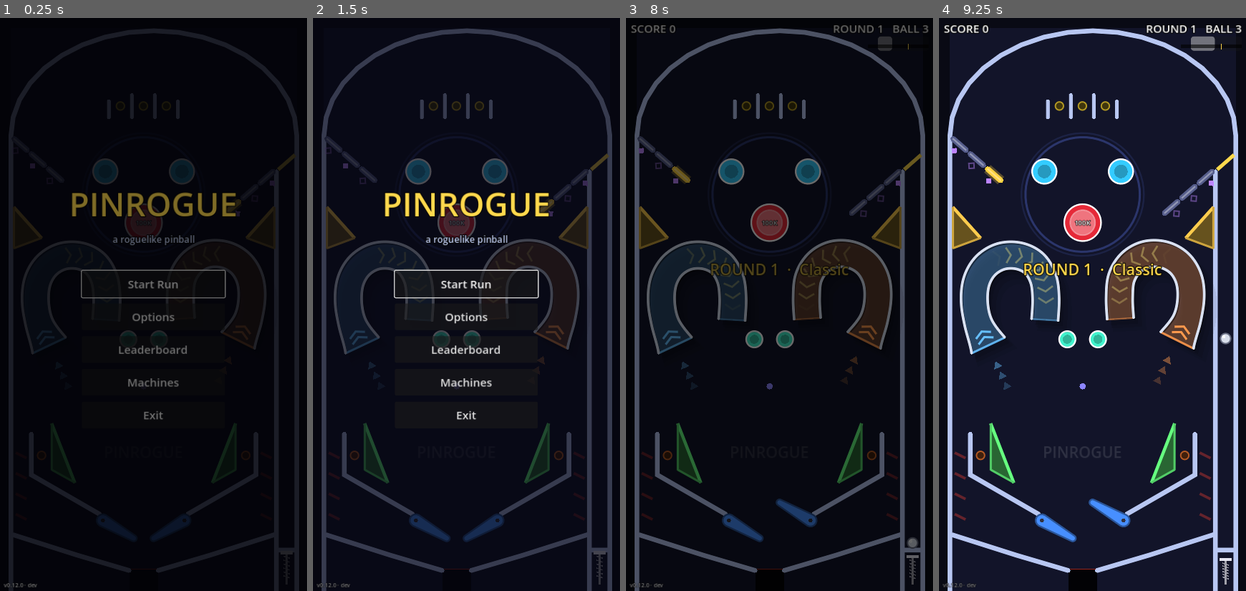
Above: before the commit, frames 1-4 (left to right).
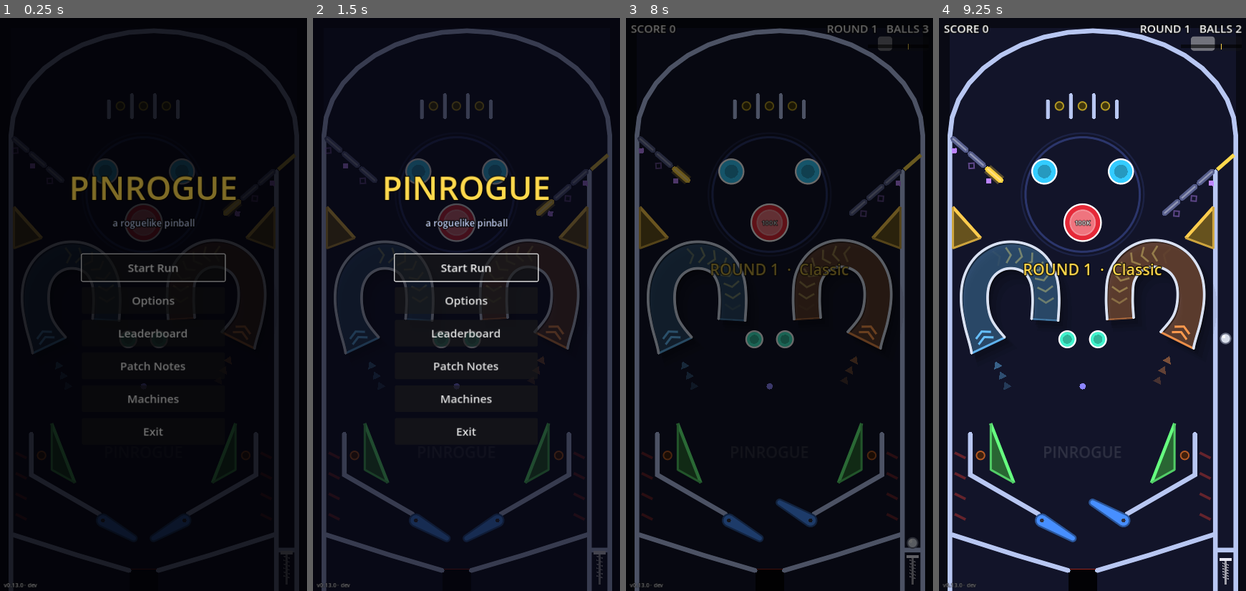
Above: after the commit, the same moments.

Repository: sessaregoAldo/PinRogue
Game: Godot game, scene res://scenes/main_menu.tscn
Same seed, same stepped clock (60 frames per second), same inputs: the game is played once before the commit and once after it.
Inputs (mouse positions are in pixels of both pictures, inside the frame that each line leads up to):
- Up to frame 1 (0.25 s): no input
- Up to frame 2 (1.5 s): click (466, 367) at 0.5 s, where only the run after the commit has a clickable "Patch Notes"; click (466, 505) at 1.25 s, where only the run after the commit has a clickable "Back"
- Up to frame 3 (8 s): click "Start Run" at 2 s; click "Back" at 2.75 s; click "Start Run" at 3.5 s; click "Endless" at 4.25 s; click "Back" at 5 s; click "Endless" at 5.75 s; click "Play" at 6.5 s; tap Enter (ui_accept) at 7.25, 7.52 s; move the mouse to (847, 275) at 7.27 s; hold M (flipper_right) from 7.28 s (still down); hold Space (launch) from 7.28 s (still down); click (847, 275) at 7.42 s
- Up to frame 4 (9.25 s): release M (flipper_right) at 8 s; release Space (launch) at 8 s; drag from (1031, 333) to (1003, 453) at 8.02 s; move the mouse to (1123, 178) at 8.77 s; hold M (flipper_right) from 8.78 s (still down); hold Space (launch) from 8.78 s (still down); tap 1 at 8.85 s; click (1123, 178) at 8.92 s

The runs differ from the first frame. In frame 1, 3.8% of the frame differs, in the area x 5-77%, y 27-100%; in frame 2, 4.6%, in the area x 5-78%, y 27-100%; in frame 3, 0.2%; in frame 4, 0.3%.

Commit message:
v0.13.0 "Hall of Fame": patch notes, run-end icons, spare-ball counter
- Main menu > Patch Notes: named, player-friendly notes for each update.
- Leaderboard: star = run ended after a boss (End Run), skull = out of
  balls; drawn icons plus a legend on the board and the end screen.
- Phones can submit scores: the browser keyboard can change the name
  without a text_changed signal (and in lower case), so the Submit state is
  polled and the name is cleaned on submit.
- HUD shows spare balls: drops on launch, red 0 on the last ball.
- Multiplier placement: hovering a part with the mouse selects it.

Co-Authored-By: Claude Opus 5.5 <noreply@anthropic.com>

Diff:
--- a/build_info.cfg
+++ b/build_info.cfg
@@ -1,2 +1,2 @@
 [build]
-time="2026-11-09 03:32 UTC"
+time="2026-11-09 04:00 UTC"
--- a/project.godot
+++ b/project.godot
@@ -11,7 +11,7 @@
 [application]
 
 config/name="PinRogue"
-config/version="0.12.0"
+config/version="0.13.0"
 run/main_scene="res://scenes/main_menu.tscn"
 config/features=PackedStringArray("4.3", "GL Compatibility")
 
--- a/scripts/end_screen.gd
+++ b/scripts/end_screen.gd
@@ -34,7 +34,7 @@
 
 func _open(score: int, won: bool) -> void:
 	_final_score = score
-	_won = won or GameManager.bosses_defeated > 0 # star on the board for any boss beaten
+	_won = won # star: the run ended by choosing End Run after a boss; skull: out of balls
 	_submitted_name = ""
 	_title.text = "VICTORY!" if won else "GAME OVER"
 	_title.add_theme_color_override("font_color", GOLD if won else Color.WHITE)
@@ -77,12 +77,21 @@
 	_update_submit_state()
 
 
+## Phones type through the browser's on-screen keyboard, which can change the
+## text without a text_changed signal (and leave it lower-case). So the button
+## state is also polled, and the name is cleaned again on submit.
 func _update_submit_state() -> void:
-	_submit_button.disabled = not Leaderboard.is_valid_name(_name_edit.text) or not _name_edit.editable
+	_submit_button.disabled = not Leaderboard.is_valid_name(Leaderboard.clean_name(_name_edit.text)) \
+			or not _name_edit.editable
+
+
+func _process(_delta: float) -> void:
+	if _root.visible and _entry_row.visible:
+		_update_submit_state()
 
 
 func _on_submit(_text: String = "") -> void:
-	var player_name := _name_edit.text
+	var player_name := Leaderboard.clean_name(_name_edit.text)
 	if not Leaderboard.is_valid_name(player_name) or not _name_edit.editable:
 		_status.text = Leaderboard.name_rule()
 		_status.modulate = GOLD
@@ -158,7 +167,7 @@
 			highlighted = true
 		var c := GOLD if mine else (Color.WHITE if i < 3 else SOFT)
 		_cell("%d." % (i + 1), c, HORIZONTAL_ALIGNMENT_RIGHT)
-		_cell(str(e["name"]) + ("  *" if e["won"] else ""), c, HORIZONTAL_ALIGNMENT_LEFT)
+		_board.add_child(RunIcon.name_cell(str(e["name"]), bool(e["won"]), c, 18))
 		_cell(GameManager.format_number(int(e["score"])), c, HORIZONTAL_ALIGNMENT_RIGHT)
 	if res["error"] != "" and _status.text == "":
 		_status.text = res["error"]
@@ -237,6 +246,8 @@
 	_board.add_theme_constant_override("v_separation", 4)
 	col.add_child(_board)
 
+	col.add_child(RunIcon.legend())
+
 	var again_row := HBoxContainer.new()
 	again_row.alignment = BoxContainer.ALIGNMENT_CENTER
 	col.add_child(again_row)
--- a/scripts/game.gd
+++ b/scripts/game.gd
@@ -106,6 +106,7 @@
 
 func _spawn_ball() -> void:
 	ball.place(level.spawn_point)
+	GameManager.ball_reset_to_launcher()
 
 
 func _on_ball_saved() -> void:
--- a/scripts/game_manager.gd
+++ b/scripts/game_manager.gd
@@ -49,6 +49,8 @@
 
 var score: int = 0
 var balls_left: int = STARTING_BALLS
+## True once the current ball has been fired from the launcher (until it drains).
+var ball_launched: bool = false
 var tilted: bool = false
 var tilt_meter: float = 0.0
 var is_game_over: bool = false
@@ -221,6 +223,7 @@
 func ball_drained() -> void:
 	if is_game_over:
 		return
+	ball_launched = false
 	if _save_timer > 0.0: # Ball Saver: this ball comes back
 		_save_timer = 0.0
 		Sfx.play("ramp_complete")
@@ -248,6 +251,7 @@
 	round_id += 1
 	score = 0
 	balls_left = STARTING_BALLS
+	ball_launched = false
 	tilt_meter = 0.0
 	tilted = false
 	is_game_over = false
@@ -290,6 +294,22 @@
 ## Called when the plunger fires: starts the Ball Saver window (if owned).
 func mark_launch() -> void:
 	_save_timer = ball_save_seconds
+	if not ball_launched:
+		ball_launched = true
+		balls_changed.emit(balls_left)
+
+
+## Balls left to come after the one on the table: the HUD counter. A ball
+## waiting in the launcher still counts; it stops counting once it is fired.
+func spare_balls() -> int:
+	return maxi(0, balls_left - (1 if ball_launched else 0))
+
+
+## A fresh ball was put in the launcher (new run, new machine, ball saved).
+func ball_reset_to_launcher() -> void:
+	if ball_launched:
+		ball_launched = false
+		balls_changed.emit(balls_left)
 
 
 ## Seconds left on the Ball Saver for the current ball (0 = not protected).
--- a/scripts/hud.gd
+++ b/scripts/hud.gd
@@ -2,7 +2,7 @@
 ## Score, balls, plunger charge, tilt warnings and game-over text.
 
 var _score_label: Label
-var _balls_label: Label
+var _balls_label: RichTextLabel
 var _message: Label
 var _charge_bar: ProgressBar
 var _warning_tween: Tween
@@ -11,7 +11,17 @@
 func _ready() -> void:
 	layer = 10
 	_score_label = _make_label(Vector2(8, 4), Vector2(200, 30), 22, HORIZONTAL_ALIGNMENT_LEFT)
-	_balls_label = _make_label(Vector2(292, 4), Vector2(300, 30), 22, HORIZONTAL_ALIGNMENT_RIGHT)
+	_balls_label = RichTextLabel.new()
+	_balls_label.bbcode_enabled = true
+	_balls_label.scroll_active = false
+	_balls_label.autowrap_mode = TextServer.AUTOWRAP_OFF
+	_balls_label.position = Vector2(292, 4)
+	_balls_label.size = Vector2(300, 32)
+	_balls_label.add_theme_font_size_override("normal_font_size", 22)
+	_balls_label.add_theme_constant_override("outline_size", 6)
+	_balls_label.add_theme_color_override("font_outline_color", Color.BLACK)
+	_balls_label.mouse_filter = Control.MOUSE_FILTER_IGNORE
+	add_child(_balls_label)
 	_message = _make_label(Vector2(0, 620), Vector2(600, 160), 44, HORIZONTAL_ALIGNMENT_CENTER)
 	_message.vertical_alignment = VERTICAL_ALIGNMENT_CENTER
 
@@ -129,7 +139,10 @@
 
 func _refresh() -> void:
 	_score_label.text = "SCORE %d" % GameManager.score
-	_balls_label.text = "ROUND %d   BALL %d" % [GameManager.boss_round, maxi(GameManager.balls_left, 0)]
+	# Spare balls: the ball on the table doesn't count once it's launched.
+	var spare := GameManager.spare_balls()
+	var count := str(spare) if spare > 0 else "[color=#ff3b3b]0[/color]"
+	_balls_label.text = "[right]ROUND %d   BALLS %s[/right]" % [GameManager.boss_round, count]
 
 
 func _on_tilt_warning(_level: float) -> void:
--- a/scripts/main_menu.gd
+++ b/scripts/main_menu.gd
@@ -18,6 +18,8 @@
 var _leaderboard_page: VBoxContainer
 var _machines_page: VBoxContainer
 var _modes_page: VBoxContainer
+var _notes_page: VBoxContainer
+var _notes_scroll: ScrollContainer
 var _pick_page: VBoxContainer
 var _pick_view: SubViewport
 var _pick_name: Label
@@ -108,6 +110,8 @@
 		_show_machine(_machine_index)
 	elif page == _modes_page:
 		_endless_button.grab_focus()
+	elif page == _notes_page:
+		_notes_scroll.scroll_vertical = 0
 	elif page == _pick_page:
 		_show_pick(_pick_index)
 		_pick_play.grab_focus()
@@ -310,6 +314,7 @@
 	_start_button = _button(_main_page, "Start Run", func() -> void: _click_to(_modes_page))
 	_button(_main_page, "Options", func() -> void: _click_to(_options_page))
 	_button(_main_page, "Leaderboard", func() -> void: _click_to(_leaderboard_page))
+	_button(_main_page, "Patch Notes", func() -> void: _click_to(_notes_page))
 	if LevelRegistry.count() > 2:
 		_button(_main_page, "Machines", func() -> void: _click_to(_machines_page))
 	if not OS.has_feature("web"): # a browser tab cannot be closed by the game
@@ -347,6 +352,16 @@
 	nav.add_child(_machine_count)
 	_small_button(nav, ">", func() -> void: _click_show(_machine_index + 1))
 	_button(_machines_page, "Back", _back)
+
+	# Patch notes
+	_notes_page = _page(holder)
+	_label(_notes_page, "PATCH NOTES", 40, GOLD)
+	_notes_scroll = ScrollContainer.new()
+	_notes_scroll.custom_minimum_size = Vector2(480, 700)
+	_notes_scroll.horizontal_scroll_mode = ScrollContainer.SCROLL_MODE_DISABLED
+	_notes_page.add_child(_notes_scroll)
+	_notes_scroll.add_child(_build_patch_notes())
+	_button(_notes_page, "Back", _back)
 
 	# Game modes
 	_modes_page = _page(holder)
@@ -481,6 +496,37 @@
 	return b
 
 
+func _build_patch_notes() -> VBoxContainer:
+	var list := VBoxContainer.new()
+	list.add_theme_constant_override("separation", 6)
+	list.custom_minimum_size = Vector2(462, 0)
+	for i in PatchNotes.NOTES.size():
+		var entry: Dictionary = PatchNotes.NOTES[i]
+		if i > 0:
+			_spacer(list, 14)
+		var head := Label.new()
+		head.text = "v%s  ·  %s" % [entry["version"], entry["name"]]
+		head.add_theme_font_size_override("font_size", 24 if i == 0 else 21)
+		head.add_theme_color_override("font_color", GOLD)
+		head.add_theme_constant_override("outline_size", 5)
+		head.add_theme_color_override("font_outline_color", Color.BLACK)
+		list.add_child(head)
+		var date := Label.new()
+		date.text = str(entry["date"]) + ("   ·   LATEST" if i == 0 else "")
+		date.add_theme_font_size_override("font_size", 13)
+		date.add_theme_color_override("font_color", Color(0.55, 0.6, 0.75))
+		list.add_child(date)
+		for line: String in entry["notes"]:
+			var item := Label.new()
+			item.text = "•  " + line
+			item.autowrap_mode = TextServer.AUTOWRAP_WORD_SMART
+			item.custom_minimum_size = Vector2(450, 0)
+			item.add_theme_font_size_override("font_size", 16)
+			item.add_theme_color_override("font_color", Color(0.88, 0.9, 0.97))
+			list.add_child(item)
+	return list
+
+
 ## A game mode: a big button with a short description under it. No callback
 ## means the mode isn't ready yet, so it is shown greyed out.
 func _mode(parent: Control, title: String, desc: String, on_pressed: Callable) -> Button:
--- /dev/null
+++ b/scripts/patch_notes.gd
@@ -0,0 +1,88 @@
+class_name PatchNotes
+extends RefCounted
+## Player-facing patch notes, newest first (shown in Main Menu > Patch Notes).
+## Keep them short and non-technical. Give each significant update a name.
+
+const NOTES: Array[Dictionary] = [
+	{
+		"version": "0.13",
+		"name": "Hall of Fame",
+		"date": "Nov 9, 2026",
+		"notes": [
+			"New Patch Notes page (you're reading it!).",
+			"The leaderboard shows how each run ended: a star if the player walked away after beating a boss, a skull if they ran out of balls.",
+			"Saving your name to the leaderboard now works on phones.",
+			"The ball counter now shows spare balls. It drops as soon as you launch, and a red 0 means this is your last ball.",
+			"When placing a multiplier, pointing at a bumper with the mouse highlights it.",
+		],
+	},
+	{
+		"version": "0.12",
+		"name": "Pick Your Table",
+		"date": "Nov 8, 2026",
+		"notes": [
+			"Endless runs can start on any machine you like, or on a Random one.",
+		],
+	},
+	{
+		"version": "0.11",
+		"name": "Welcome Aboard",
+		"date": "Nov 8, 2026",
+		"notes": [
+			"New game mode menu. Endless is ready to play; Story Mode, Daily Challenge and Boss Rush are on the way.",
+			"A quick controls guide appears before your first ball, for keyboard or touch screen.",
+		],
+	},
+	{
+		"version": "0.10",
+		"name": "Pinball in Your Pocket",
+		"date": "Nov 8, 2026",
+		"notes": [
+			"Play on phones and tablets: hold the bottom of the screen to flip, pull the launcher down to shoot.",
+			"Nudge by swiping, or by jolting your phone (Options > Controls).",
+			"Later fixes: bigger flipper buttons, easier swipes, launch power that matches how far you pull, and clearer Fortress walls.",
+		],
+	},
+	{
+		"version": "0.9",
+		"name": "Power Surge",
+		"date": "Nov 8, 2026",
+		"notes": [
+			"Two more machines: Pinwheel and Gauntlet.",
+			"Four new power-ups: Ball Saver, Turbo Ramps, Boss Magnet and Combo Master.",
+			"Score multipliers can be upgraded: x1.25, then x1.5, then x2.",
+			"Smoother ramps with shadows, and Classic's loops were rebuilt.",
+			"Fortress is now guarded by a ring of walls you can break.",
+		],
+	},
+	{
+		"version": "0.8",
+		"name": "More Maps!",
+		"date": "Nov 8, 2026",
+		"notes": [
+			"Two new machines: Crossfire and Fortress.",
+			"Beating a boss and continuing takes you to a different machine.",
+			"New main menu, with a Machines page to look at every table.",
+		],
+	},
+	{
+		"version": "0.7",
+		"name": "The Boss Returns",
+		"date": "Nov 7, 2026",
+		"notes": [
+			"After beating the boss, keep going or end your run. Each new boss is tougher.",
+			"Relaxing lo-fi music and a fresh color scheme.",
+			"New top lanes and button banks with combos to chase.",
+		],
+	},
+	{
+		"version": "0.6",
+		"name": "Opening Night",
+		"date": "Nov 7, 2026",
+		"notes": [
+			"PinRogue goes live! Flippers, bumpers, ramps, nudging and a big boss bumper to take down.",
+			"Pick power-ups as you play: extra balls, score multipliers, guards and more.",
+			"An all-time leaderboard.",
+		],
+	},
+]
--- a/scripts/powerups.gd
+++ b/scripts/powerups.gd
@@ -360,7 +360,7 @@
 			best = d
 			_place_index = i
 	_placing = true
-	_banner.text = "Place a x1.25 multiplier, or upgrade one you placed\n<- / -> choose   ·   Enter / Space place   ·   or click a part"
+	_banner.text = "Place a x1.25 multiplier, or upgrade one you placed\n<- / -> or point to choose   ·   Enter / Space or click to place"
 	_banner.visible = true
 
 
@@ -428,21 +428,33 @@
 		Sfx.play("click")
 	elif event.is_action_pressed("ui_accept") or event.is_action_pressed("launch"):
 		_confirm_placement()
+	elif event is InputEventMouseMotion:
+		var hovered := _target_at_mouse()
+		if hovered >= 0 and hovered != _place_index:
+			_place_index = hovered # same highlight as choosing with the arrows
+			Sfx.play("click", -8.0)
+		return
 	elif event is InputEventMouseButton and event.pressed and event.button_index == MOUSE_BUTTON_LEFT:
-		var mouse := get_global_mouse_position()
-		var best := -1
-		var best_d := 60.0
-		for i in _place_targets.size():
-			var d := _target_center(_place_targets[i]).distance_to(mouse) - _target_radius(_place_targets[i])
-			if d < best_d:
-				best_d = d
-				best = i
+		var best := _target_at_mouse()
 		if best >= 0:
 			_place_index = best
 			_confirm_placement()
 	else:
 		return
 	get_viewport().set_input_as_handled()
+
+
+## Index of the placeable part under (or within 60 px of) the mouse, or -1.
+func _target_at_mouse() -> int:
+	var mouse := get_global_mouse_position()
+	var best := -1
+	var best_d := 60.0
+	for i in _place_targets.size():
+		var d := _target_center(_place_targets[i]).distance_to(mouse) - _target_radius(_place_targets[i])
+		if d < best_d:
+			best_d = d
+			best = i
+	return best
 
 
 # --- World drawing (multiplier rings, placement cursor) -----------------------
--- a/scripts/ui/leaderboard_panel.gd
+++ b/scripts/ui/leaderboard_panel.gd
@@ -21,6 +21,7 @@
 	_note.custom_minimum_size = Vector2(320, 0)
 	_note.add_theme_font_size_override("font_size", 14)
 	_note.add_theme_color_override("font_color", Color(0.7, 0.75, 0.9))
+	add_child(RunIcon.legend())
 	add_child(_note)
 
 
@@ -36,13 +37,12 @@
 		var e: Dictionary = entries[i]
 		var c := Color.WHITE if i < 3 else Color(0.75, 0.8, 0.95)
 		_cell("%d." % (i + 1), c, HORIZONTAL_ALIGNMENT_RIGHT)
-		_cell(str(e["name"]) + ("  *" if e["won"] else ""), c, HORIZONTAL_ALIGNMENT_LEFT)
+		_grid.add_child(RunIcon.name_cell(str(e["name"]), bool(e["won"]), c, 18))
 		_cell(GameManager.format_number(int(e["score"])), c, HORIZONTAL_ALIGNMENT_RIGHT)
 	var notes: Array[String] = []
 	if entries.is_empty():
 		notes.append("No scores yet.")
 	notes.append("All-time, all players." if res["online"] else "This device only.")
-	notes.append("* = defeated a boss")
 	if res["error"] != "":
 		notes.append(res["error"])
 	_note.text = "\n".join(notes)
--- /dev/null
+++ b/scripts/ui/run_icon.gd
@@ -0,0 +1,72 @@
+class_name RunIcon
+extends Control
+## Small icon next to a name on the leaderboard: how the run ended.
+##   star  = ended by choosing End Run after beating a boss
+##   skull = ran out of balls
+## Drawn in code (the default font has no star / skull glyphs).
+
+const STAR := Color(1.0, 0.85, 0.3)
+const BONE := Color(0.88, 0.9, 0.95)
+
+var won: bool = false
+
+
+func _init(is_won: bool = false, px: float = 16.0) -> void:
+	won = is_won
+	custom_minimum_size = Vector2(px, px)
+	size_flags_vertical = Control.SIZE_SHRINK_CENTER
+	mouse_filter = Control.MOUSE_FILTER_IGNORE
+
+
+## A name followed by its icon, for a leaderboard grid cell.
+static func name_cell(player_name: String, is_won: bool, color: Color, font_size: int) -> HBoxContainer:
+	var row := HBoxContainer.new()
+	row.add_theme_constant_override("separation", 6)
+	row.size_flags_horizontal = Control.SIZE_EXPAND_FILL
+	var label := Label.new()
+	label.text = player_name
+	label.add_theme_font_size_override("font_size", font_size)
+	label.add_theme_color_override("font_color", color)
+	row.add_child(label)
+	row.add_child(RunIcon.new(is_won, font_size * 0.85))
+	return row
+
+
+## "(star) beat a boss   (skull) out of balls"
+static func legend() -> CenterContainer:
+	var row := HBoxContainer.new()
+	row.add_theme_constant_override("separation", 6)
+	for item: Array in [[true, "ended after a boss"], [false, "out of balls"]]:
+		row.add_child(RunIcon.new(item[0], 13.0))
+		var label := Label.new()
+		label.text = item[1] + ("     " if item[0] else "")
+		label.add_theme_font_size_override("font_size", 13)
+		label.add_theme_color_override("font_color", Color(0.7, 0.75, 0.9))
+		row.add_child(label)
+	var center := CenterContainer.new()
+	center.add_child(row)
+	return center
+
+
+func _draw() -> void:
+	var c := size * 0.5
+	var r := minf(size.x, size.y) * 0.5
+	if won:
+		var pts := PackedVector2Array()
+		for i in 10:
+			var a := -PI / 2.0 + i * PI / 5.0
+			pts.append(c + Vector2(cos(a), sin(a)) * (r if i % 2 == 0 else r * 0.45))
+		draw_colored_polygon(pts, STAR)
+		pts.append(pts[0])
+		draw_polyline(pts, Color(0, 0, 0, 0.6), 1.0, true)
+		return
+	# Skull: round cranium, jaw with teeth, dark eyes and nose.
+	var dark := Color(0.05, 0.05, 0.1)
+	draw_circle(c + Vector2(0, -r * 0.15), r * 0.78, BONE)
+	draw_rect(Rect2(c.x - r * 0.45, c.y + r * 0.25, r * 0.9, r * 0.6), BONE)
+	draw_circle(c + Vector2(-r * 0.33, -r * 0.12), r * 0.22, dark)
+	draw_circle(c + Vector2(r * 0.33, -r * 0.12), r * 0.22, dark)
+	draw_colored_polygon(PackedVector2Array([c + Vector2(0, r * 0.12), c + Vector2(-r * 0.1, r * 0.32), c + Vector2(r * 0.1, r * 0.32)]), dark)
+	for k in [-1, 0, 1]:
+		var x: float = c.x + k * r * 0.2
+		draw_line(Vector2(x, c.y + r * 0.5), Vector2(x, c.y + r * 0.85), dark, maxf(1.0, r * 0.08))
Not shown, changed: docs/index.pck
